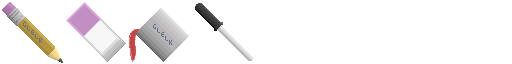
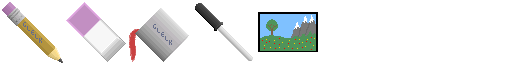
Before/after of a w=512, h=64 layered artwork. What changed in the layer stack:
renamed "Bin" to "Picture", painted on it over [258, 12, 318, 52]
